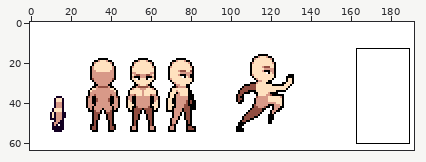
Edited in one commit: sprite sheet (public/assets/baseSuggestions.png). Above, an overview of the earlier version with the close-up marked.
Close-up. First the earlier version:
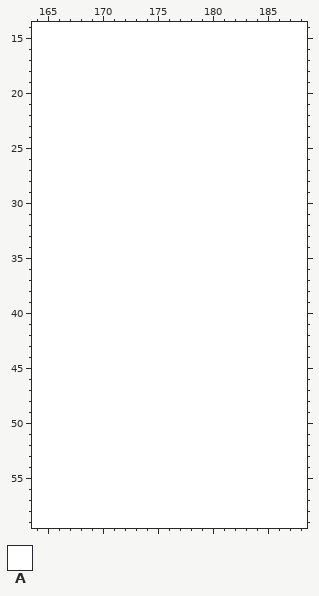
The file is 192x64 pixels. Shown: x 164..188, y 14..59. The commit also changed other parts of the picture, which this record leaves out.
Palette (. is transparent): A #ffffff
Pixels before, first column x 164:
14 AAAAAAAAAAAAAAAAAAAAAAAAA
15 AAAAAAAAAAAAAAAAAAAAAAAAA
16 AAAAAAAAAAAAAAAAAAAAAAAAA
17 AAAAAAAAAAAAAAAAAAAAAAAAA
18 AAAAAAAAAAAAAAAAAAAAAAAAA
19 AAAAAAAAAAAAAAAAAAAAAAAAA
20 AAAAAAAAAAAAAAAAAAAAAAAAA
21 AAAAAAAAAAAAAAAAAAAAAAAAA
22 AAAAAAAAAAAAAAAAAAAAAAAAA
23 AAAAAAAAAAAAAAAAAAAAAAAAA
24 AAAAAAAAAAAAAAAAAAAAAAAAA
25 AAAAAAAAAAAAAAAAAAAAAAAAA
26 AAAAAAAAAAAAAAAAAAAAAAAAA
27 AAAAAAAAAAAAAAAAAAAAAAAAA
28 AAAAAAAAAAAAAAAAAAAAAAAAA
29 AAAAAAAAAAAAAAAAAAAAAAAAA
30 AAAAAAAAAAAAAAAAAAAAAAAAA
31 AAAAAAAAAAAAAAAAAAAAAAAAA
32 AAAAAAAAAAAAAAAAAAAAAAAAA
33 AAAAAAAAAAAAAAAAAAAAAAAAA
34 AAAAAAAAAAAAAAAAAAAAAAAAA
35 AAAAAAAAAAAAAAAAAAAAAAAAA
36 AAAAAAAAAAAAAAAAAAAAAAAAA
37 AAAAAAAAAAAAAAAAAAAAAAAAA
38 AAAAAAAAAAAAAAAAAAAAAAAAA
39 AAAAAAAAAAAAAAAAAAAAAAAAA
40 AAAAAAAAAAAAAAAAAAAAAAAAA
41 AAAAAAAAAAAAAAAAAAAAAAAAA
42 AAAAAAAAAAAAAAAAAAAAAAAAA
43 AAAAAAAAAAAAAAAAAAAAAAAAA
44 AAAAAAAAAAAAAAAAAAAAAAAAA
45 AAAAAAAAAAAAAAAAAAAAAAAAA
46 AAAAAAAAAAAAAAAAAAAAAAAAA
47 AAAAAAAAAAAAAAAAAAAAAAAAA
48 AAAAAAAAAAAAAAAAAAAAAAAAA
49 AAAAAAAAAAAAAAAAAAAAAAAAA
50 AAAAAAAAAAAAAAAAAAAAAAAAA
51 AAAAAAAAAAAAAAAAAAAAAAAAA
52 AAAAAAAAAAAAAAAAAAAAAAAAA
53 AAAAAAAAAAAAAAAAAAAAAAAAA
54 AAAAAAAAAAAAAAAAAAAAAAAAA
55 AAAAAAAAAAAAAAAAAAAAAAAAA
56 AAAAAAAAAAAAAAAAAAAAAAAAA
57 AAAAAAAAAAAAAAAAAAAAAAAAA
58 AAAAAAAAAAAAAAAAAAAAAAAAA
59 AAAAAAAAAAAAAAAAAAAAAAAAA
And afterwards:
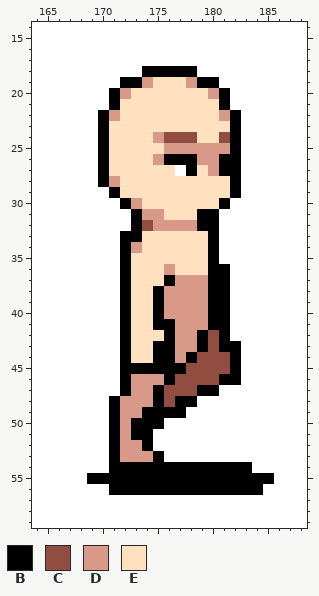
Colours new in this view: B #000000  C #914d40  D #d89988  E #ffe1bf
Diff:
Changed rows in their new state; - is an unchanged pixel.
first column x 169:
18 -----BBBBB-------
19 ---BBDEEEDBB-----
20 --BDEEEEEEEDB----
21 --BEEEEEEEEEB----
22 -BDEEEEEEEEEDB---
23 -BEEEEEEEEEEEB---
24 -BEEEEDCCCEECB---
25 -BEEEEEDDDDDDB---
26 -BEEEEDBBBDDBB---
27 -BEEEEEE-BEDBB---
28 -BDEEEEEEEEEEB---
29 --BEEEEEEEEEEB---
30 ---BDEEEEEEEB----
31 ----BDDEEEBB-----
32 ----BCDDDDBB-----
33 ---BBEEEEEEB-----
34 ---BDEEEEEEB-----
35 ---BEEEEEEEB-----
36 ---BEEEDEEEBB----
37 ---BEEEBDDDBB----
38 ---BEEBDDDDBB----
39 ---BEEBDDDDBB----
40 ---BEEBDDDDBB----
41 ---BEEBBDDDBB----
42 ---BEEEBDDBCB----
43 ---BEEBBDDBCBB---
44 ---BEEBBDBCCCB---
45 ---BBBBBBCCCCB---
46 ---BDDDBCCCCBB---
47 ---BDDBCCCBB-----
48 --BDDDBCBB-------
49 --BDDBBBB--------
50 --BDBBB----------
51 --BDBB-----------
52 --BDDB-----------
53 --BDDDB----------
54 --BBBBBBBBBBBBB--
55 BBBBBBBBBBBBBBBBB
56 --BBBBBBBBBBBBBB-
Pixel boxes of the changes (left, top, right, bottom) in both close-ups:
changed: (87, 66, 274, 495)
